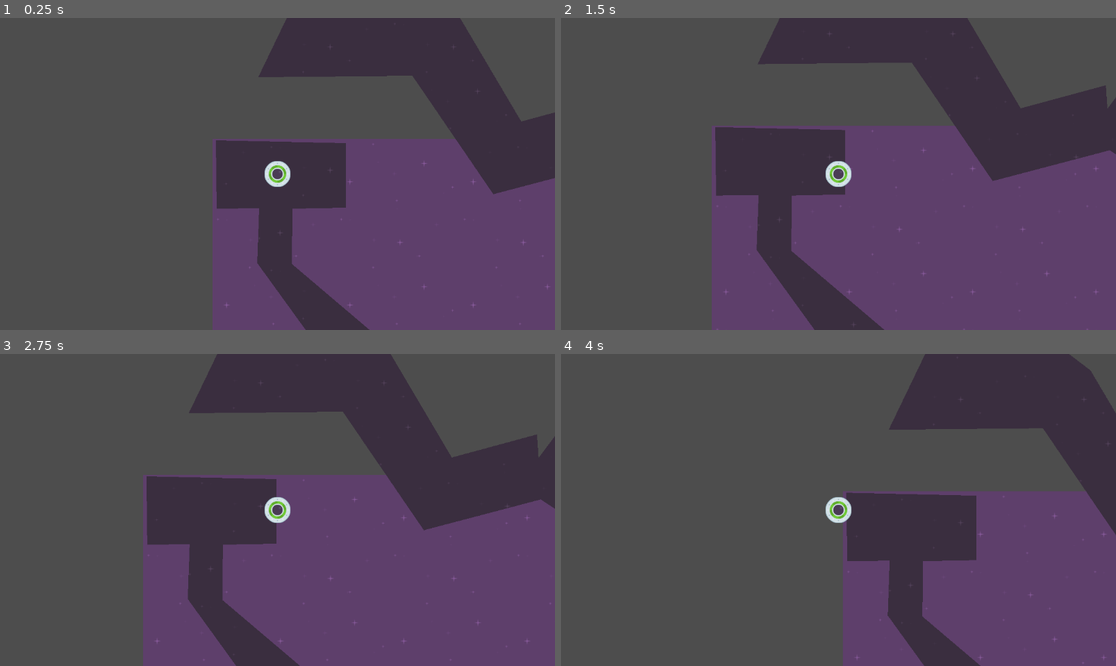
Above: before the commit, frames 1-4 (two rows, left to right).
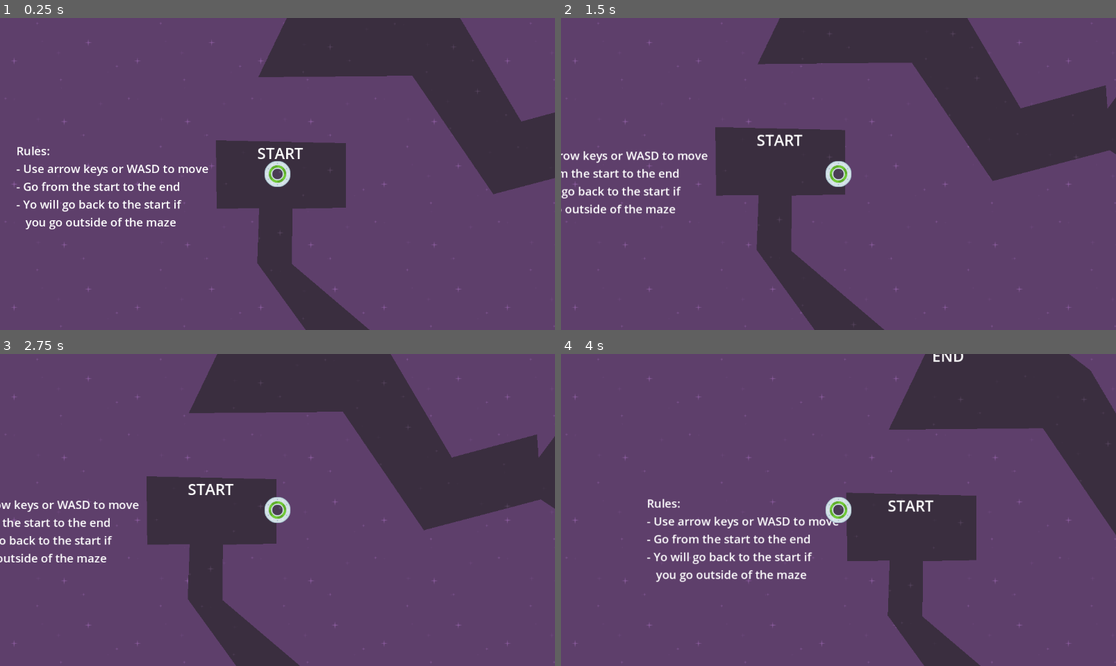
Above: after the commit, the same moments.

Repository: BlurryGames/SpeedySaucer
Game: Godot game, scene res://Scenes/Levels/level_1.tscn
The game is run twice, just before and just after one commit, with the same random seed, the same clock (stepped at 60 frames per second) and the same inputs.
Inputs:
- Up to frame 1 (0.25 s): no input
- Up to frame 2 (1.5 s): tap Enter at 0.5 s; hold D (MoveRight) 0.53-1.28 s; hold S (MoveDown) from 1.28 s (still down)
- Up to frame 3 (2.75 s): release S (MoveDown) at 2.03 s; hold D (MoveRight) from 2.03 s (still down)
- Up to frame 4 (4 s): release D (MoveRight) at 2.78 s; hold W (MoveUp) 2.78-3.53 s; hold A (MoveLeft) from 3.53 s (still down)

The runs differ from the first frame. In frame 1, 52% of the frame differs, in the area x 0-100%, y 0-100%; in frame 2, 43%; in frame 3, 43%; in frame 4, 62%.

Commit message:
Lesson23: Parallax Background & Text Labels

Diff:
--- a/Scenes/Levels/level_1.tscn
+++ b/Scenes/Levels/level_1.tscn
@@ -1,19 +1,64 @@
-[gd_scene load_steps=5 format=3 uid="uid://ymrdwjns67a1"]
+[gd_scene load_steps=7 format=3 uid="uid://ymrdwjns67a1"]
 
 [ext_resource type="Script" path="res://Scripts/Level.gd" id="1_54k2a"]
 [ext_resource type="Texture2D" uid="uid://bh7sqi6o7fg88" path="res://Art/speedy_saucer_assets/purple.png" id="1_huqsd"]
 [ext_resource type="PackedScene" uid="uid://bkp65v0pi3x4" path="res://Scenes/Characters/player.tscn" id="2_pfjus"]
 [ext_resource type="PackedScene" uid="uid://dg1jj7amgs5oy" path="res://Scenes/maze.tscn" id="4_clae7"]
 
+[sub_resource type="LabelSettings" id="LabelSettings_cxvvy"]
+font_size = 32
+
+[sub_resource type="LabelSettings" id="LabelSettings_hy8jd"]
+font_size = 24
+
 [node name="Level1" type="Node2D"]
 script = ExtResource("1_54k2a")
 
-[node name="Background" type="TextureRect" parent="."]
+[node name="Graphics" type="Node" parent="."]
+
+[node name="CanvasLayer" type="CanvasLayer" parent="Graphics"]
+layer = -10
+
+[node name="Background" type="TextureRect" parent="Graphics/CanvasLayer"]
 z_index = -100
-offset_right = 1152.0
-offset_bottom = 648.0
+anchors_preset = 15
+anchor_right = 1.0
+anchor_bottom = 1.0
+grow_horizontal = 2
+grow_vertical = 2
 texture = ExtResource("1_huqsd")
 stretch_mode = 1
+
+[node name="StartLabel" type="Label" parent="Graphics"]
+z_index = -25
+offset_left = 93.0
+offset_top = 7.0
+offset_right = 188.0
+offset_bottom = 52.0
+text = "START"
+label_settings = SubResource("LabelSettings_cxvvy")
+
+[node name="EndLabel" type="Label" parent="Graphics"]
+z_index = -25
+offset_left = 185.0
+offset_top = -304.0
+offset_right = 280.0
+offset_bottom = -259.0
+text = "END"
+label_settings = SubResource("LabelSettings_cxvvy")
+
+[node name="Tutorial" type="Label" parent="Graphics"]
+z_index = -25
+offset_left = -407.0
+offset_top = 8.0
+offset_right = 252.0
+offset_bottom = 190.0
+text = "Rules:
+- Use arrow keys or WASD to move
+- Go from the start to the end
+- Yo will go back to the start if
+   you go outside of the maze"
+label_settings = SubResource("LabelSettings_hy8jd")
 
 [node name="Player" parent="." instance=ExtResource("2_pfjus")]
 position = Vector2(135, 73)
--- a/Scripts/Level.gd
+++ b/Scripts/Level.gd
@@ -1,7 +1,4 @@
 class_name Level extends Node2D
-
-func _ready()-> void:
-	pass
 
 func _on_maze_body_exited(_body: Node2D)-> void:
 	get_tree().reload_current_scene.call_deferred()
--- a/Scripts/Player.gd
+++ b/Scripts/Player.gd
@@ -1,10 +1,6 @@
 class_name Player extends RigidBody2D
 
 var force: float = 1500.0
-
-func _ready()-> void:
-	var additionResult = add(10, 5)
-	print(additionResult)
 
 func _physics_process(_delta: float)-> void:
 	if Input.is_action_pressed("MoveRight"):
@@ -15,10 +11,3 @@
 		apply_force(Vector2(0.0, -force))
 	if Input.is_action_pressed("MoveDown"):
 		apply_force(Vector2(0.0, force))
-
-func test()-> int:
-	var t: int = 10
-	return t + 10
-
-func add(number1: int, number2: int)-> int:
-	return number1 + number2
